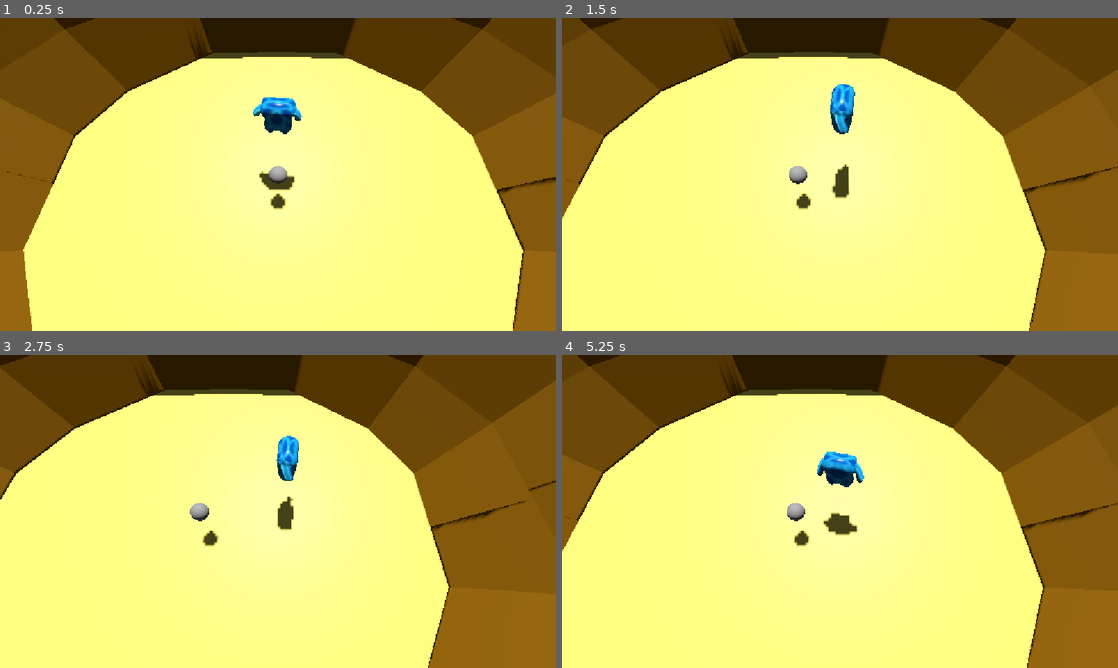
Above: before the commit, frames 1-4 (two rows, left to right).
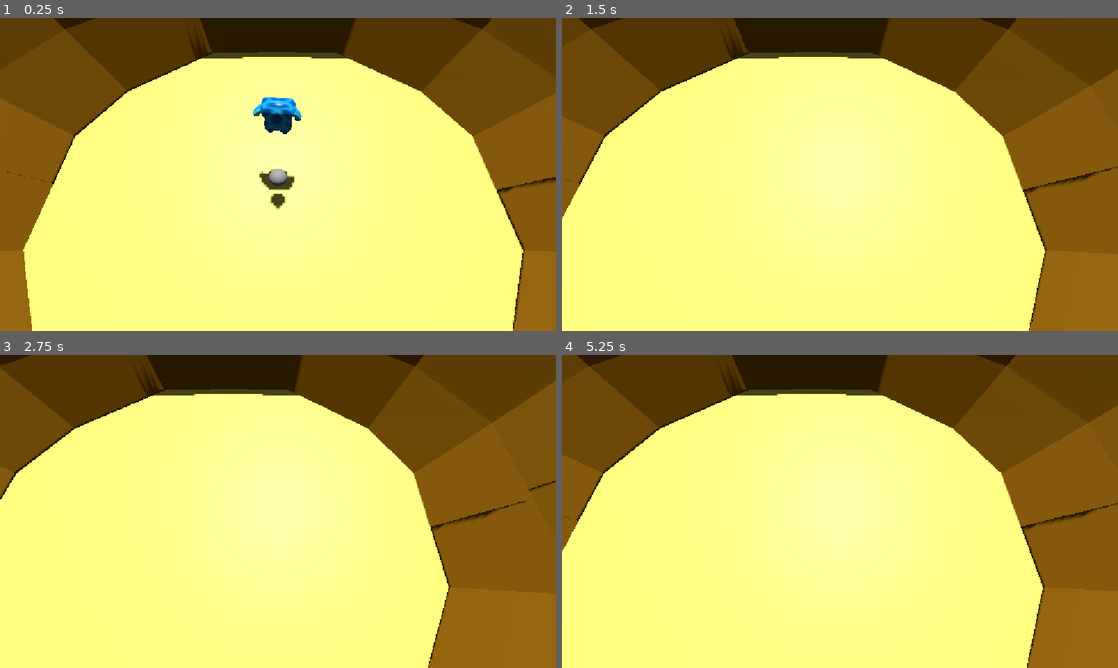
Above: after the commit, the same moments.

Repository: wildevi26250-tech/tcob
Game: Godot game, scene res://Main.tscn
Two runs of this game, one before a commit and one after it. Both use one fixed random seed, a clock stepped at 60 frames per second and the inputs below.
Inputs (mouse positions are in pixels of both pictures, inside the frame that each line leads up to):
- Up to frame 1 (0.25 s): no input
- Up to frame 2 (1.5 s): tap Enter at 0.5 s; move the mouse to (962, 158) at 0.52 s; hold D (right) 0.53-1.25 s; click (962, 158) at 0.67 s; tap Space (Jump) at 0.77 s; drag from (728, 190) to (812, 237) at 1.27 s
- Up to frame 3 (2.75 s): move the mouse to (333, 442) at 2.02 s; hold D (right) from 2.03 s (still down)
- Up to frame 4 (5.25 s): release D (right) at 2.75 s; drag from (812, 574) to (673, 464) at 2.77 s; move the mouse to (1006, 558) at 3.52 s; hold A (left) 3.53-4.25 s; tap Space (Jump) at 3.77 s; drag from (673, 464) to (756, 433) at 4.27 s; move the mouse to (867, 511) at 5.02 s; hold S (backward) from 5.03 s (still down); click (867, 511) at 5.17 s

The runs differ from the first frame. In frame 1, 0.2% of the frame differs, in the area x 48-52%, y 47-62%; in frame 2, 1.1%; in frame 3, 1.0%; in frame 4, 1.3%, in the area x 40-77%, y 30-62%.

Commit message:
stuff

Diff:
--- a/Level.tscn
+++ b/Level.tscn
@@ -1,11 +1,4 @@
 [gd_scene format=3 uid="uid://bf8622s805cqh"]
-
-[sub_resource type="BoxShape3D" id="BoxShape3D_ly3xq"]
-size = Vector3(1.9887695, 0.47836304, 1.9859619)
 
 [node name="StaticBody3D" type="StaticBody3D" unique_id=1772989298]
 transform = Transform3D(25.004995, 0, 0, 0, 25.004995, 0, 0, 0, 25.004995, 0.0061059, -6.213094, 0.13583085)
-
-[node name="CollisionShape3D" type="CollisionShape3D" parent="." unique_id=1470788172]
-transform = Transform3D(1, 0, 0, 0, 1, 0, 0, 0, 1, 2.910383e-11, -0.01234436, 0)
-shape = SubResource("BoxShape3D_ly3xq")
--- a/colosseum.tscn
+++ b/colosseum.tscn
@@ -72,5 +72,3 @@
 [node name="Cube" type="MeshInstance3D" parent="." unique_id=78876776]
 transform = Transform3D(1, 0, 0, 0, 1, 1.7484555e-07, 0, -1.7484555e-07, 1, -9.0100765, 0, 0)
 mesh = SubResource("ArrayMesh_nvhyl")
-
-[node name="CollisionShape3D" type="CollisionShape3D" parent="." unique_id=845831942]
Not shown, changed: character_body_3d.gd.uid
